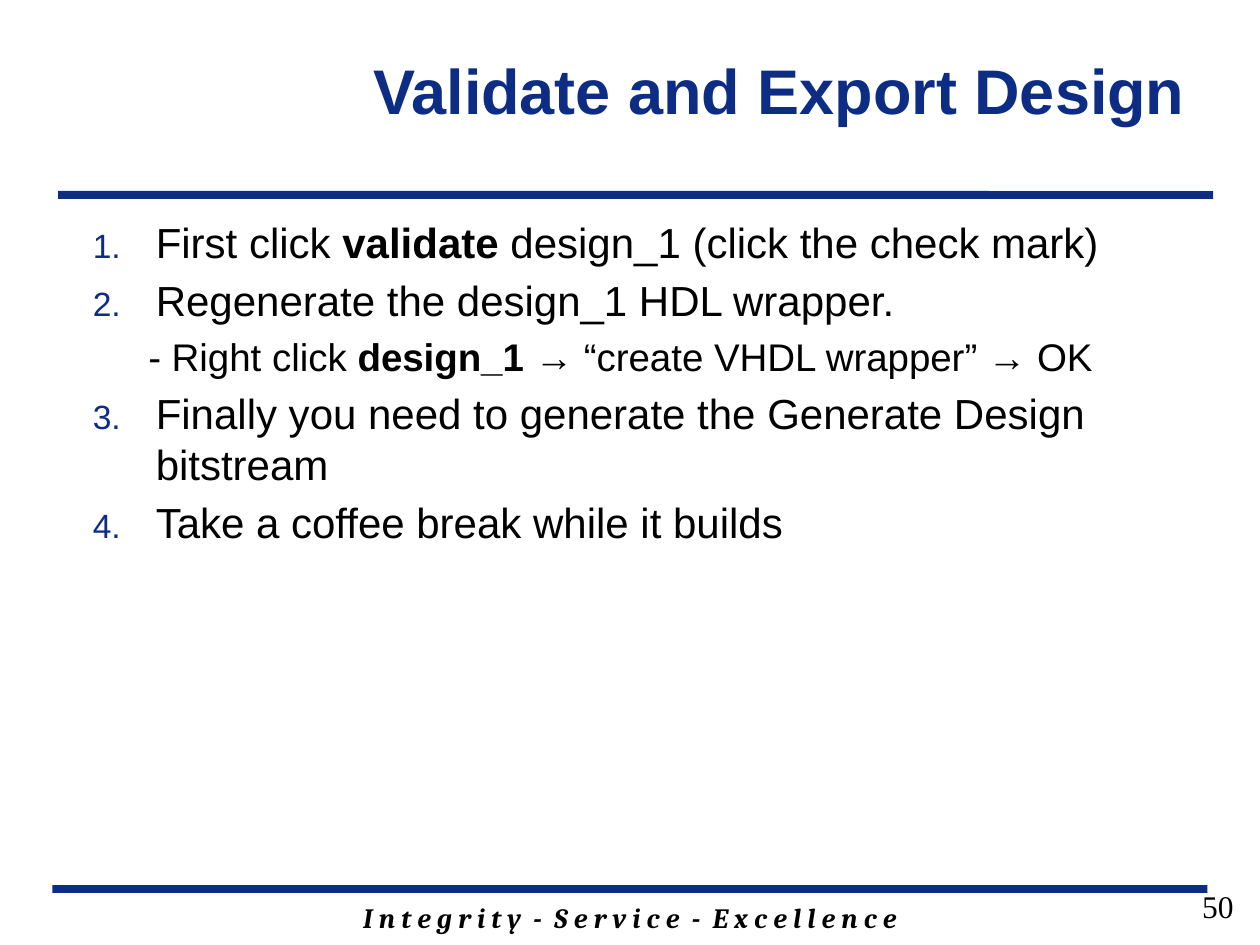
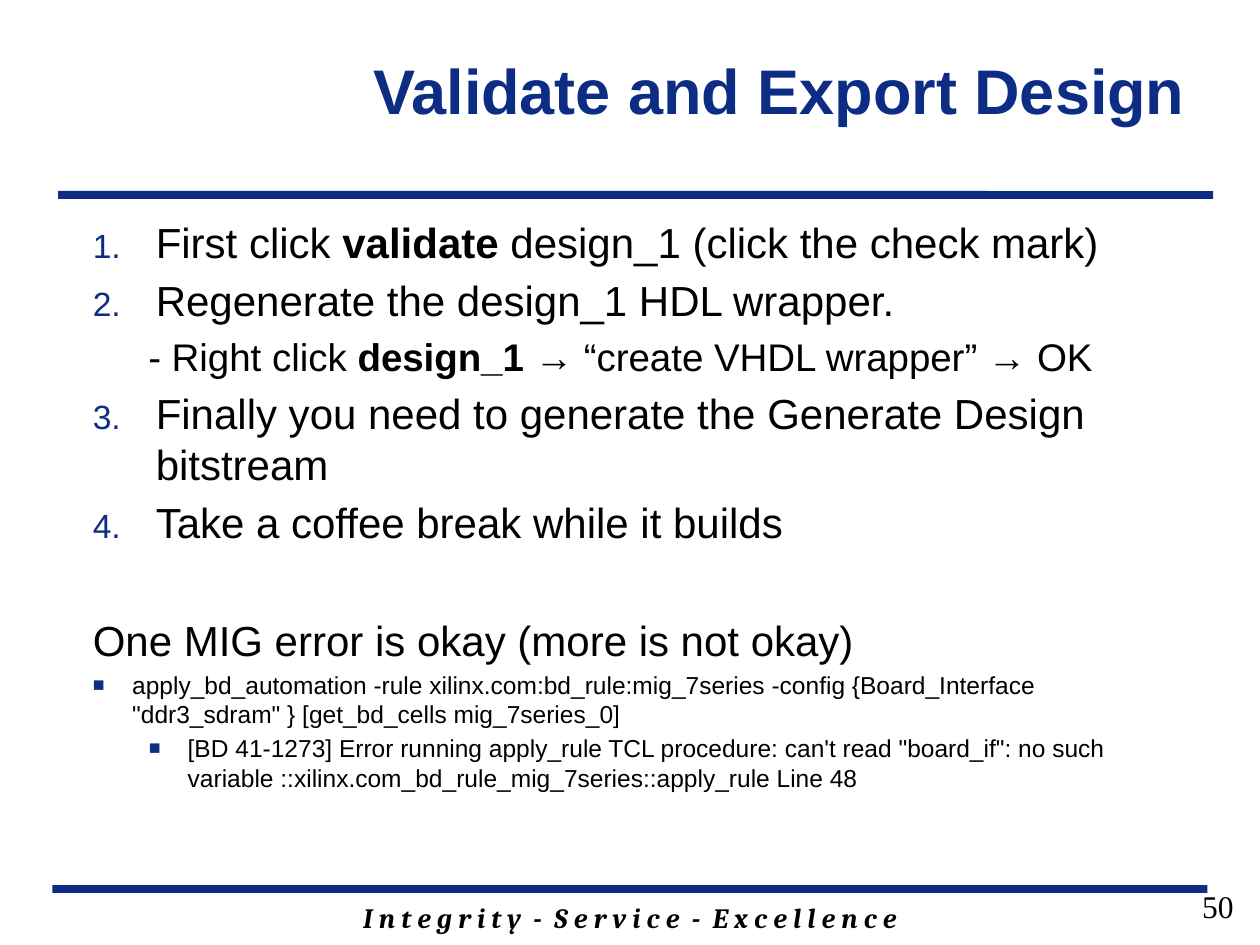
Before and after one commit to GeorgeYork/ECE383_web, a slide deck: slide 50 of lecture/slides/ECE_383_Lec18_2018.pptx. Drawn at 1260x945 pixels with LibreOffice and Linux fonts; fonts in the diff are those of the drawing; background and template pictures are left out. Boxes give left, top, right and bottom in pixels: in the first picture for what was removed or moved away, otherwise in the second. Text is boxed around its words. In the diff, an @@ line names an element or a change of style, - is before the commit and + after.

```diff
--- a/lecture/slides/ECE_383_Lec18_2018.pptx
+++ b/lecture/slides/ECE_383_Lec18_2018.pptx
@@ text at [93, 625, 1104, 792]: paragraphs added @@
+One MIG error is okay (more is not okay)
+■ apply_bd_automation -rule xilinx.com:bd_rule:mig_7series -config {Board_Interface "ddr3_sdram" } [get_bd_cells mig_7series_0]
+  ■ [BD 41-1273] Error running apply_rule TCL procedure: can't read "board_if": no such variable ::xilinx.com_bd_rule_mig_7series::apply_rule Line 48
```
Also in this commit, not shown: 2 other slides changed, 1 slide added.
